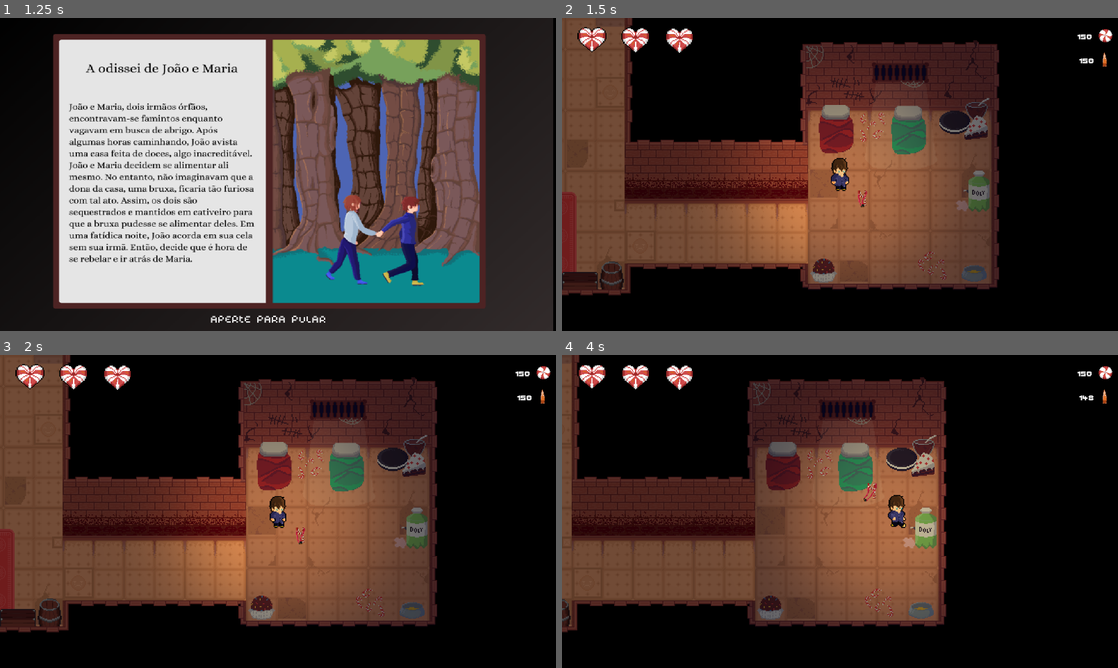
Above: before the commit, frames 1-4 (two rows, left to right).
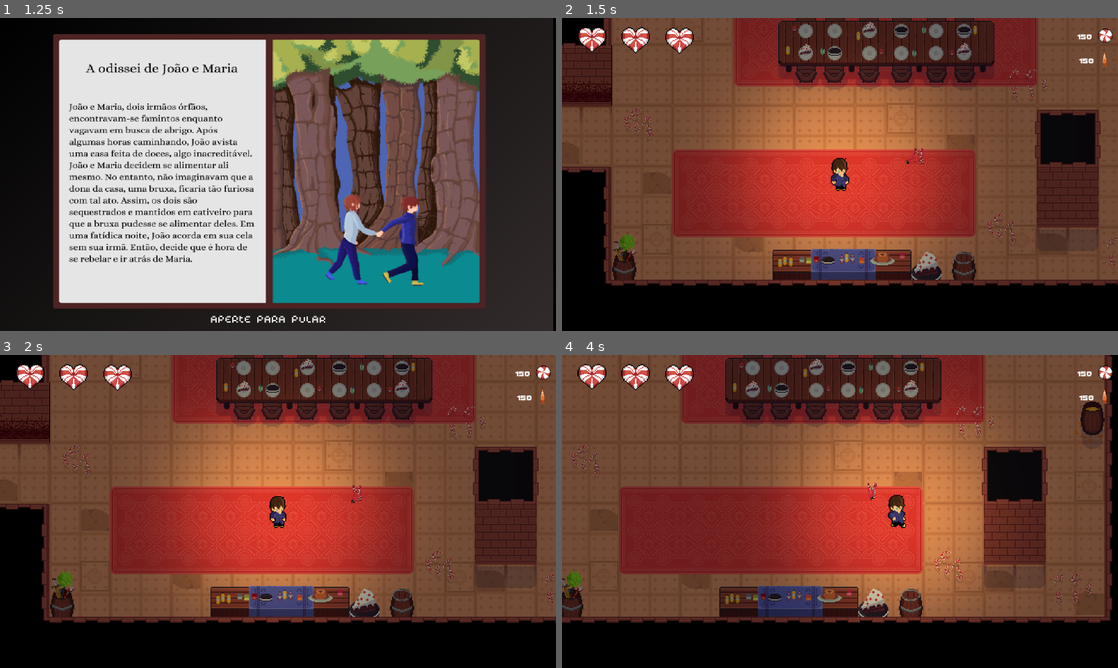
Above: after the commit, the same moments.

Repository: mtab-dev/bulletspeel
Game: Godot game, scene res://scenes/levels/main_menu.tscn
Two runs of this game, one before a commit and one after it. Both use one fixed random seed, a clock stepped at 60 frames per second and the inputs below. Sound files missing from this copy of the repository are replaced by a short silence.
Inputs (mouse positions are in pixels of both pictures, inside the frame that each line leads up to):
- Up to frame 1 (1.25 s): click (278, 202) at 0.5 s
- Up to frame 2 (1.5 s): click (828, 318) at 1.25 s
- Up to frame 3 (2 s): no input
- Up to frame 4 (4 s): drag from (840, 511) to (895, 442) at 2.02 s; tap Enter at 2.75 s; drag from (728, 527) to (840, 511) at 2.77 s; move the mouse to (895, 442) at 3.52 s; hold D (right) from 3.53 s (still down)

Frame 1 is identical in both runs. In frame 2, 73% of the frame differs, in the area x 0-100%, y 0-89%; in frame 3, 73%; in frame 4, 74%, in the area x 0-99%, y 0-89%.

Commit message:
fix: second version wokring

Diff:
--- a/scenes/enemies/bigCookie.tscn
+++ b/scenes/enemies/bigCookie.tscn
@@ -32,13 +32,21 @@
 [ext_resource type="Texture2D" uid="uid://8upow4rinkpc" path="res://sprites/enemies/bigCookie/black/idle/trakingPparado3.png" id="26_v0usv"]
 [ext_resource type="Texture2D" uid="uid://bgcxduxpsfult" path="res://sprites/enemies/bigCookie/black/idle/trakingPparado4.png" id="27_1458s"]
 [ext_resource type="Texture2D" uid="uid://cp1rnu2y5egcu" path="res://sprites/enemies/bigCookie/white/transform/trakingBtransform1.png" id="28_4ynmr"]
+[ext_resource type="Texture2D" uid="uid://bf2urtbr3oqa0" path="res://sprites/enemies/bigCookie/black/run/trakingparadopreto1.png" id="28_ujvyy"]
+[ext_resource type="Texture2D" uid="uid://dlkvyl3l1g0qc" path="res://sprites/enemies/bigCookie/black/run/trakingparadopreto2.png" id="29_ccvne"]
 [ext_resource type="Texture2D" uid="uid://dffdhmrt06d6" path="res://sprites/enemies/bigCookie/white/transform/trakingBtransform2.png" id="29_ffail"]
+[ext_resource type="Texture2D" uid="uid://bs24eldhveh1q" path="res://sprites/enemies/bigCookie/black/run/trakingparadopreto3.png" id="30_gtc5k"]
 [ext_resource type="Texture2D" uid="uid://coqk8qk8ej6k2" path="res://sprites/enemies/bigCookie/white/transform/trakingBtransform3.png" id="30_r6vgq"]
+[ext_resource type="Texture2D" uid="uid://d0jguca1agft3" path="res://sprites/enemies/bigCookie/black/run/trakingparadopreto4.png" id="31_kq2vj"]
 [ext_resource type="Texture2D" uid="uid://bgb6vc0pnu2t0" path="res://sprites/enemies/bigCookie/white/transform/trakingBtransform4.png" id="31_r0ubd"]
 [ext_resource type="Texture2D" uid="uid://duo34sbi7ov31" path="res://sprites/enemies/bigCookie/white/transform/trakingBtransform5.png" id="32_6rrsy"]
+[ext_resource type="Texture2D" uid="uid://htpocmlpba8u" path="res://sprites/enemies/bigCookie/black/run/trakingparadopreto5.png" id="32_w6t32"]
+[ext_resource type="Texture2D" uid="uid://c2om71dve77mr" path="res://sprites/enemies/bigCookie/black/run/trakingparadopreto6.png" id="33_a2bxk"]
 [ext_resource type="Texture2D" uid="uid://dp684tc5erjlr" path="res://sprites/enemies/bigCookie/white/transform/trakingBtransform6.png" id="33_wi4sh"]
+[ext_resource type="Texture2D" uid="uid://856v1lf33n8" path="res://sprites/enemies/bigCookie/black/run/trakingparadopreto7.png" id="34_6s3d0"]
 [ext_resource type="Texture2D" uid="uid://dl1vkc4mn5mmn" path="res://sprites/enemies/bigCookie/white/transform/trakingBtransform7.png" id="34_e1oee"]
 [ext_resource type="Texture2D" uid="uid://dd1jfv4a06gr3" path="res://sprites/enemies/bigCookie/white/transform/trakingBtransform8.png" id="35_kqp8y"]
+[ext_resource type="Texture2D" uid="uid://b4rkabmx82fme" path="res://sprites/enemies/bigCookie/black/run/trakingparadopreto8.png" id="35_punda"]
 [ext_resource type="Texture2D" uid="uid://r0w3woyx68p3" path="res://sprites/enemies/bigCookie/white/transform/trakingBtransform9.png" id="36_m1ivy"]
 [ext_resource type="Texture2D" uid="uid://bpa56pgaudflm" path="res://sprites/enemies/bigCookie/white/transform/trakingBtransform10.png" id="37_y3ywg"]
 [ext_resource type="Texture2D" uid="uid://d1xa8vht8hbml" path="res://sprites/enemies/bigCookie/white/attack/trakingATAQUEbranco1.png" id="38_su00f"]
@@ -154,7 +162,7 @@
 }],
 "loop": true,
 "name": &"blackAttack",
-"speed": 5.0
+"speed": 10.0
 }, {
 "frames": [{
 "duration": 1.0,
@@ -172,6 +180,35 @@
 "loop": true,
 "name": &"blackIdle",
 "speed": 5.0
+}, {
+"frames": [{
+"duration": 1.0,
+"texture": ExtResource("28_ujvyy")
+}, {
+"duration": 1.0,
+"texture": ExtResource("29_ccvne")
+}, {
+"duration": 1.0,
+"texture": ExtResource("30_gtc5k")
+}, {
+"duration": 1.0,
+"texture": ExtResource("31_kq2vj")
+}, {
+"duration": 1.0,
+"texture": ExtResource("32_w6t32")
+}, {
+"duration": 1.0,
+"texture": ExtResource("33_a2bxk")
+}, {
+"duration": 1.0,
+"texture": ExtResource("34_6s3d0")
+}, {
+"duration": 1.0,
+"texture": ExtResource("35_punda")
+}],
+"loop": true,
+"name": &"blackRun",
+"speed": 15.0
 }, {
 "frames": [{
 "duration": 1.0,
@@ -321,8 +358,7 @@
 [node name="animation" type="AnimatedSprite2D" parent="."]
 scale = Vector2(1.6, 1.6)
 sprite_frames = SubResource("SpriteFrames_ciu81")
-animation = &"blackRun"
-frame_progress = 0.771297
+animation = &"blackAttack"
 
 [node name="collisor" type="CollisionShape2D" parent="."]
 position = Vector2(-2, -4)
@@ -387,6 +423,8 @@
 stream = ExtResource("68_7jfre")
 volume_db = -40.0
 
+[connection signal="cookieTransform" from="." to="stateMachine/idle" method="_on_big_cookie_cookie_transform"]
+[connection signal="cookieTransform" from="." to="stateMachine/chase" method="_on_big_cookie_cookie_transform"]
 [connection signal="area_entered" from="detectionArea" to="." method="_on_detection_area_area_entered"]
 [connection signal="body_entered" from="detectionArea" to="." method="_on_detection_area_body_entered"]
 [connection signal="body_entered" from="detectionArea" to="stateMachine/chase" method="_on_detection_area_body_entered"]
--- a/scenes/levels/level_one.tscn
+++ b/scenes/levels/level_one.tscn
@@ -1180,7 +1180,7 @@
 shape = SubResource("RectangleShape2D_khe0q")
 
 [node name="slingDetect" type="Area2D" parent="."]
-position = Vector2(608, 382)
+position = Vector2(764, -1033)
 
 [node name="slingTexture" type="AnimatedSprite2D" parent="slingDetect"]
 scale = Vector2(0.8, 0.8)
@@ -1235,10 +1235,10 @@
 volume_db = -20.0
 
 [node name="bigCookie" parent="." instance=ExtResource("24_h0x2e")]
-position = Vector2(747, -1295)
+position = Vector2(824, -1329)
 
 [node name="player" parent="." instance=ExtResource("1_bvwrk")]
-position = Vector2(604, 367)
+position = Vector2(683, -1014)
 speed = 250
 
 [node name="elevator" parent="." instance=ExtResource("25_uf2ca")]
--- a/scenes/ui/hud.tscn
+++ b/scenes/ui/hud.tscn
@@ -9,6 +9,11 @@
 [ext_resource type="Texture2D" uid="uid://cule5aninb5qn" path="res://sprites/tela de compra/boots.webp" id="6_nrim4"]
 [ext_resource type="Texture2D" uid="uid://b5wtc2ntq5lss" path="res://sprites/ui/hud/bullet_candy.webp" id="6_w835x"]
 [ext_resource type="Texture2D" uid="uid://cpfiymya4kuf8" path="res://assets/ui/pause-button.png" id="7_blqxo"]
+[ext_resource type="Shader" path="res://scripts/ui/daltLayer.gdshader" id="10_xj6ab"]
+
+[sub_resource type="ShaderMaterial" id="ShaderMaterial_wsia7"]
+shader = ExtResource("10_xj6ab")
+shader_parameter/mode = 0
 
 [node name="hud" type="CanvasLayer"]
 script = ExtResource("1_rc38y")
@@ -94,4 +99,7 @@
 icon_alignment = 1
 expand_icon = true
 
+[node name="daltFilter" type="CanvasModulate" parent="."]
+material = SubResource("ShaderMaterial_wsia7")
+
 [connection signal="pressed" from="Test/UI/pauseScene" to="." method="_on_pause_scene_pressed"]
--- a/scripts/enemies/bigCookie/bigCookie.gd
+++ b/scripts/enemies/bigCookie/bigCookie.gd
@@ -4,11 +4,12 @@
 @onready var canvasForBar: CanvasLayer = $canvasBar
 @onready var healthBar: ProgressBar = $canvasBar/HealthBar
 @onready var entryRoom: AudioStreamPlayer2D = $enterBoss
-@onready var bossDamage: AudioStreamPlayer2D = $bossDamage
 @onready var afterDeath: AudioStreamPlayer2D = $killDeath
 var isPlayerInDetectionArea: bool = false  # Controla se o jogador está na área de detecção
 var health = 20
 var player: CharacterBody2D
+
+signal cookieTransform
 
 func _ready():
 	player = get_tree().get_first_node_in_group("Player")
@@ -22,7 +23,13 @@
 		animation.flip_h = true
 	move_and_slide()
 
+func transformCookie():
+	if health <= 10:
+		animation.play('white2black')
+
 func _process(delta: float) -> void:
+	if health == 10:
+		emit_signal("cookieTransform")
 	if health <= 10:
 		Global.madCookie = true
 	else:
@@ -31,15 +38,18 @@
 func _on_detection_area_body_entered(body):
 	if not Global.isDead and body.is_in_group('Player'):
 		isPlayerInDetectionArea = true
-		animation.play('whiteAttack')
+		if health <= 10:
+			animation.play('blackAttack')
+		else:
+			animation.play('whiteAttack')
 
 func _on_detection_area_body_exited(body):
 	if body.is_in_group('Player'):
-		isPlayerInDetectionArea = false
+		isPlayerInDetectionArea = false  # Jogador saiu da área de detecção
 
 func _on_detection_area_area_entered(area: Area2D) -> void:
 	if area.is_in_group('Bullets'):
-		bossDamage.play()
+		print('atingiu')
 		health -= 1
 		healthBar.health = health
 		if health <= 0:
@@ -61,6 +71,11 @@
 func hitWhenAnim():
 	if isPlayerInDetectionArea:
 		Global.life -= 1
+	if isPlayerInDetectionArea:
+		if health <= 10:
+			animation.play('blackAttack')
+		else:
+			animation.play('whiteAttack')
 
 func _on_animation_animation_finished() -> void:
 	hitWhenAnim()
--- a/scripts/enemies/bigCookie/cookieChase.gd
+++ b/scripts/enemies/bigCookie/cookieChase.gd
@@ -17,12 +17,19 @@
 	var distance = direction.length()
 	if distance > 150:
 		enemy.velocity = direction.normalized() * moveSpeed
-		texture.play("whiteRun")
+		if Global.madCookie == false:
+			texture.play("whiteRun")
+		elif Global.madCookie == true:
+			texture.play('blackRun')
 	if distance > 300:
 		Transitioned.emit(self, "idle")
 
-	if Global.deadCookie:
-		enemy.velocity = Vector2.ZERO
 
-func _on_detection_area_body_entered(body: Node2D) -> void:
+
+
+func _on_hit_box_body_entered(body: Node2D) -> void:
 	enemy.velocity = Vector2.ZERO
+
+
+func _on_big_cookie_cookie_transform() -> void:
+	enemy.velocity = Vector2.ZERO
--- a/scripts/enemies/bigCookie/cookieIdle.gd
+++ b/scripts/enemies/bigCookie/cookieIdle.gd
@@ -15,9 +15,10 @@
 
 func Enter():
 	player = get_tree().get_first_node_in_group("Player")
-	if Global.madCookie:
+	if Global.madCookie == true:
 		texture.play('blackIdle')
-	texture.play('whiteIdle')
+	else:
+		texture.play('whiteIdle')
 	randomizeWander()
 
 func Update(delta: float):
@@ -32,10 +33,16 @@
 	var direction = player.global_position - enemy.global_position
 	if direction.length() < 150:
 		Transitioned.emit(self, "chase")
-	if Global.madCookie:
+	if Global.madCookie == true:
 		texture.play('blackIdle')
-	texture.play('whiteIdle')
+	else:
+		texture.play('whiteIdle')
 
 
 func _process(delta: float) -> void:
 	var direction = player.global_position - enemy.global_position
+
+
+
+func _on_big_cookie_cookie_transform() -> void:
+	enemy.velocity = Vector2.ZERO
--- a/scripts/levels/level_one.gd
+++ b/scripts/levels/level_one.gd
@@ -18,8 +18,6 @@
 	if Global.life <= 0:
 		Global.isDead = true
 		player.timeAfterDeath()
-
-
 
 func _on_chest_1_body_entered(body):
 	if body.is_in_group('Player'):
--- /dev/null
+++ b/scripts/ui/daltLayer.gdshader
@@ -0,0 +1,10 @@
+shader_type canvas_item;
+uniform int mode = 0;
+uniform sampler2D SCREEN_TEXTURE: hint_screen_texture, filter_linear_mipmap;
+void fragment() {
+	vec4 px = texture(SCREEN_TEXTURE, SCREEN_UV);
+	if (mode==1) { px = px.gbra; }
+	if (mode==2) { px = px.brga; }
+	if (mode==3) { px = px.bgra; }
+	COLOR = vec4(px.rgb,1.0);
+}
Not shown: 1 places in scenes/enemies/bigCookie.tscn that only renumber resources
Not shown: 1 places in scenes/levels/level_one.tscn that only renumber resources
Not shown: 1 places in scenes/ui/hud.tscn that only renumber resources
Binary file added: sprites/enemies/bigCookie/black/run/trakingparadopreto1.png
Not shown, added: sprites/enemies/bigCookie/black/run/trakingparadopreto1.png.import
Binary file added: sprites/enemies/bigCookie/black/run/trakingparadopreto2.png
Not shown, added: sprites/enemies/bigCookie/black/run/trakingparadopreto2.png.import
Binary file added: sprites/enemies/bigCookie/black/run/trakingparadopreto3.png
Not shown, added: sprites/enemies/bigCookie/black/run/trakingparadopreto3.png.import
Binary file added: sprites/enemies/bigCookie/black/run/trakingparadopreto4.png
Not shown, added: sprites/enemies/bigCookie/black/run/trakingparadopreto4.png.import
Binary file added: sprites/enemies/bigCookie/black/run/trakingparadopreto5.png
(and 7 more such lines)
